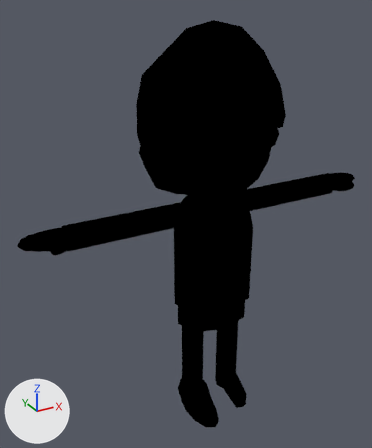
Before and after pictures for a commit that changed the Blender file Human.blend.
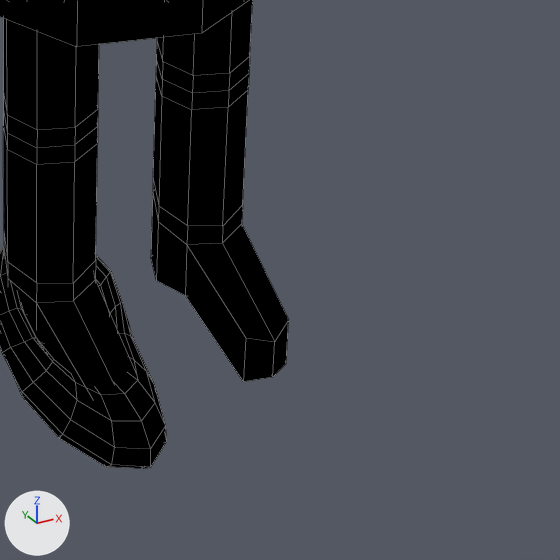
The first picture shows the older version from a 50 mm lens placed at (-1.087, -1.736, 1.839), pointed at (-0.069, 0.115, 0.913). The close-ups show both versions on the part from 49% to 83% of the width and 72% to 100% of the height of that picture; other places that the commit changed are outside them. The lights are fixed; the arrows at lower left show +X, +Y and +Z. The close-ups show mesh edges as thin lines.

Names of what the first close-up shows: 'Body.005', 'Body.006', 'Body.008', 'Body.011'.
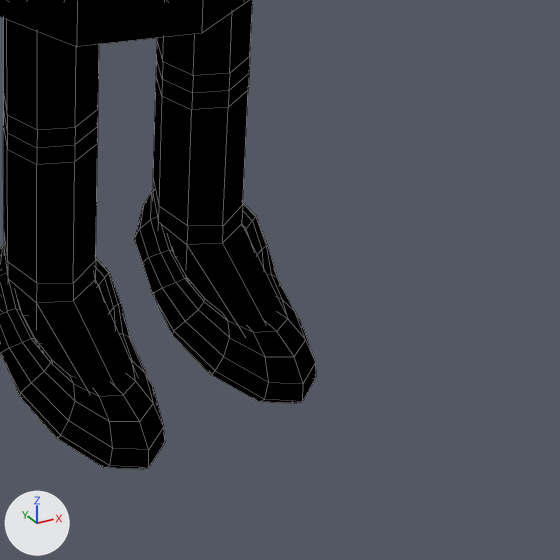
The change, as a list of edits to the scene's bpy script:
```text
Change me_立方体_009:
    where me_立方体_009.from_pydata(...)  # 202 vertices, 200 faces; spans x -0.167..-0.024, y -0.215..0.068, z -0.003..0.14
    used by ob_body_008; location = (0.0, 0.0, 0.0)
    me_立方体_009 part 1: the whole mesh is moved by (0.194, 0.0, -0.592)
Change ob_body_008:
    ob_body_008.location: (0.0, 0.0, 0.0) -> (0.0, 0.0, 0.592)
    add _m = ob_body_008.modifiers.new('ミラー', 'MIRROR')
```

Location of each change, [x1, y1, x2, y2] in pixels of the close-ups (560 x 560 px):
'Body.008', moved, modifiers changed
    before: [0, 246, 167, 469]
    after: [0, 191, 316, 469]
'Body.011', unchanged, covered by the edit
    before: [3, 18, 134, 389]
